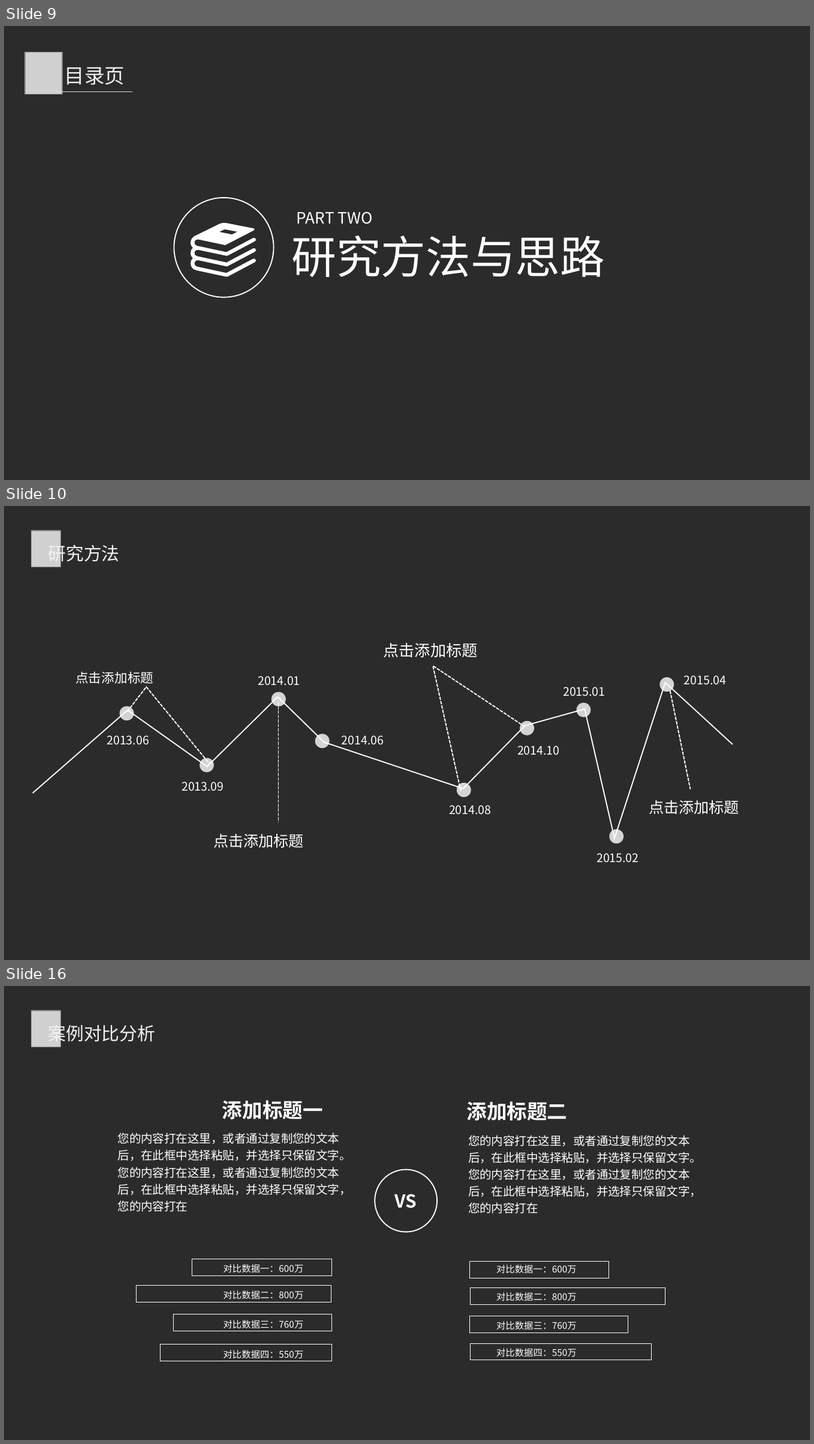
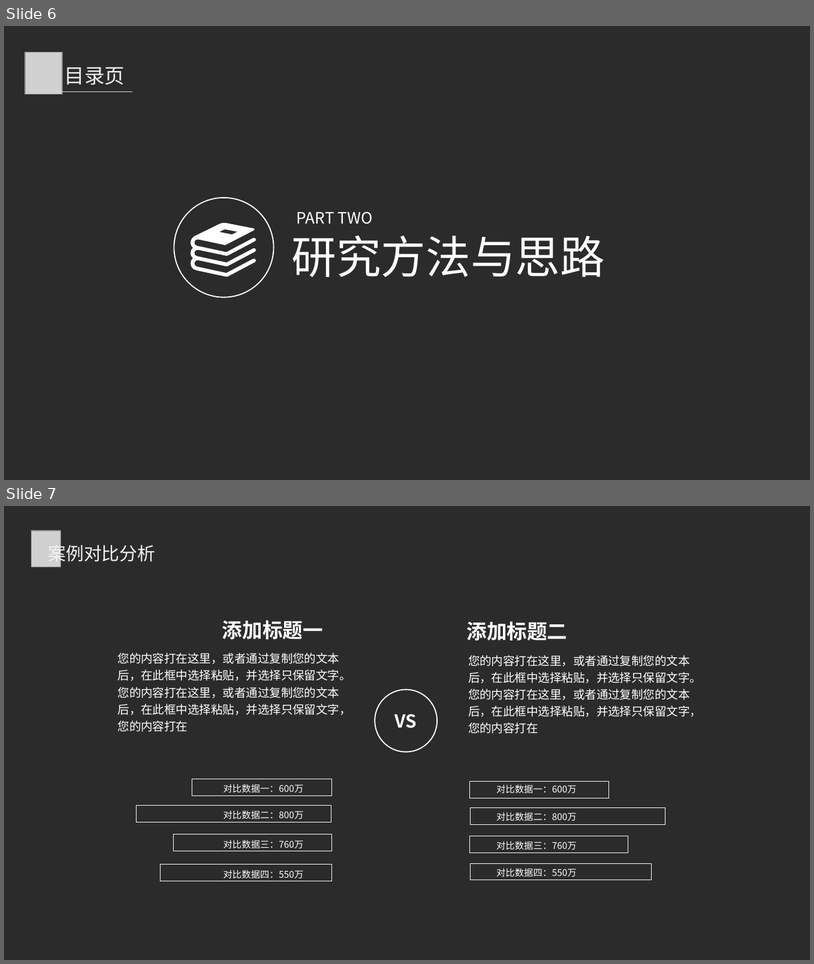
Before and after one commit to windright/ml_refer, a slide deck: 202001/年终总结.pptx. Shown one above the other, each under a label of ours: slides 9, 10 and 16 before the commit, slides 6 and 7 after it; the slides between them are not shown. The pictures are 814x1444 and 814x964 pixels, drawn with LibreOffice and Linux fonts; fonts in the diff are those of the drawing; grey boxes stand for pictures; background and template pictures are left out; a plain dark background stands for a picture behind light text. Boxes give left, top, right and bottom in pixels: in the first picture for what was removed or moved away, otherwise in the second. Text is boxed around its words. In the diff, an @@ line names an element or a change of style, - is before the commit and + after.

```diff
--- a/202001/年终总结.pptx
+++ b/202001/年终总结.pptx
@@ slide 10 removed at box(4, 506, 810, 960), background picture (left out) @@
@@ picture removed at box(32, 530, 60, 567) @@
@@ text removed at box(48, 541, 120, 564) @@
-研究方法
@@ text removed at box(384, 643, 478, 657) @@
-点击添加标题
@@ freeform shape removed at box(433, 666, 526, 790) @@
@@ freeform shape removed at box(33, 682, 733, 838) @@
@@ text removed at box(75, 672, 153, 684) @@
-点击添加标题
@@ text removed at box(258, 676, 300, 685) @@
-2014.01
@@ ellipse removed at box(660, 677, 675, 691) @@
@@ text removed at box(684, 675, 726, 685) @@
-2015.04
@@ freeform shape removed at box(128, 687, 209, 762) @@
@@ ellipse removed at box(272, 691, 286, 706) @@
@@ freeform shape removed at box(278, 701, 282, 822) @@
@@ text removed at box(563, 687, 605, 696) @@
-2015.01
@@ ellipse removed at box(576, 703, 591, 717) @@
@@ line removed from (670, 691) to (691, 789) @@
@@ ellipse removed at box(119, 706, 134, 721) @@
@@ ellipse removed at box(520, 721, 534, 735) @@
@@ text removed at box(107, 735, 149, 745) @@
-2013.06
@@ ellipse removed at box(315, 733, 330, 748) @@
@@ text removed at box(342, 735, 384, 745) @@
-2014.06
@@ ellipse removed at box(200, 757, 215, 772) @@
@@ text removed at box(518, 745, 560, 755) @@
-2014.10
@@ text removed at box(182, 781, 224, 791) @@
-2013.09
@@ ellipse removed at box(457, 783, 472, 797) @@
@@ text removed at box(449, 805, 491, 814) @@
-2014.08
@@ text removed at box(650, 800, 740, 814) @@
-点击添加标题
@@ ellipse removed at box(609, 829, 624, 844) @@
@@ text removed at box(213, 834, 303, 847) @@
-点击添加标题
@@ text removed at box(597, 853, 639, 862) @@
-2015.02
@@ what was slide 9 is now slide 6 @@
@@ what was slide 16 is now slide 7 @@
```
Also in this commit, not shown: 13 other slides removed.
